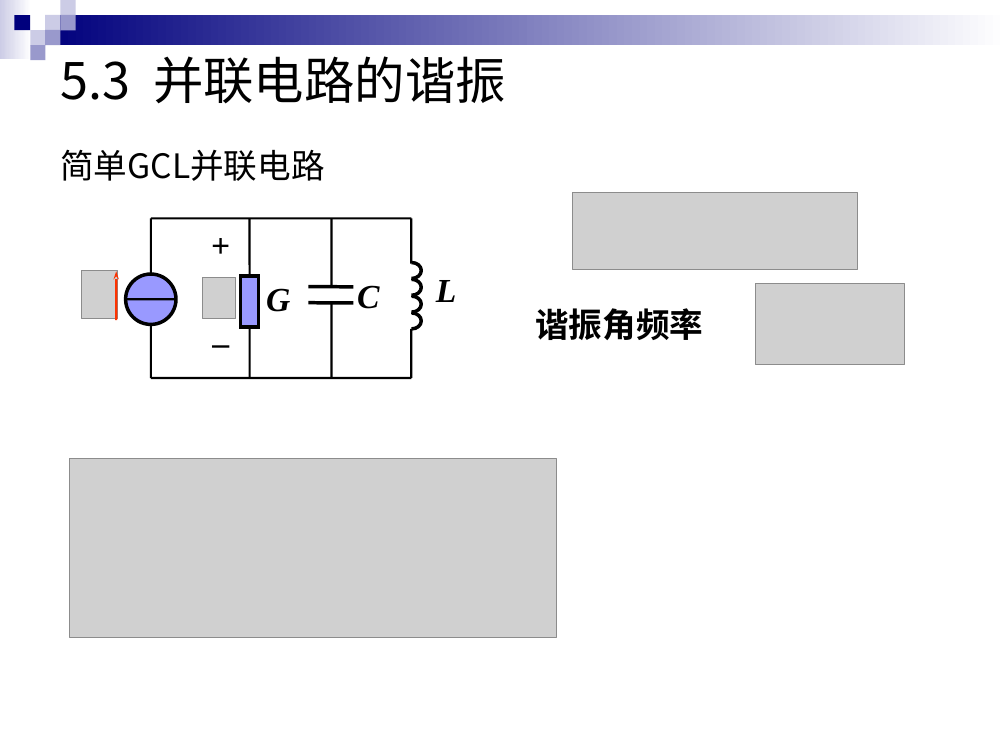
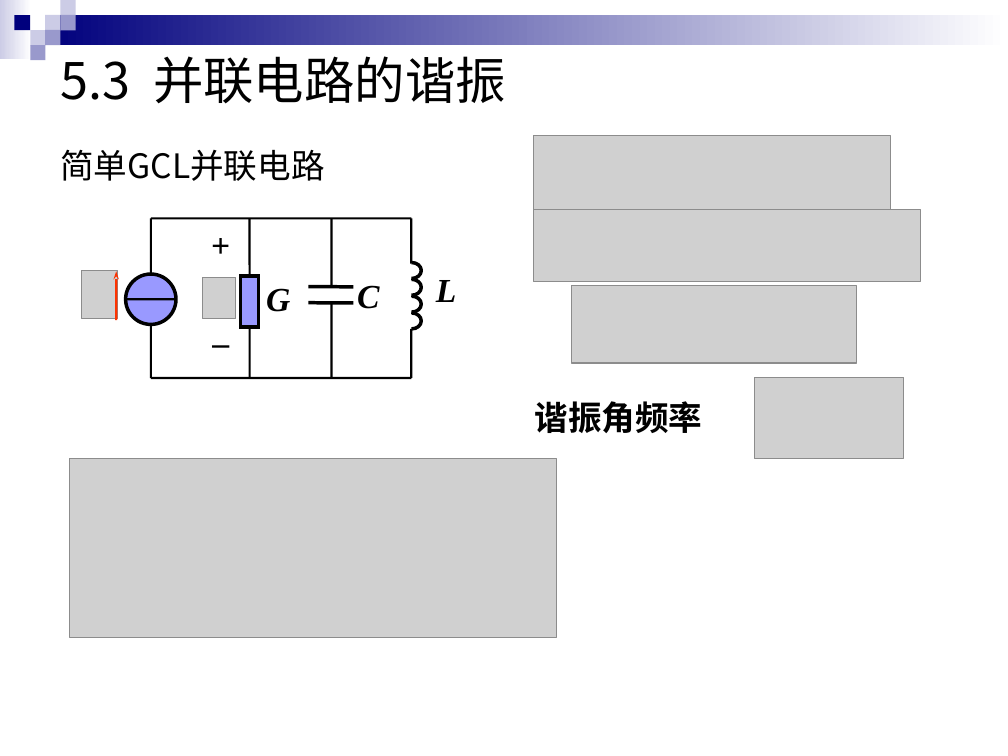
Before and after one commit to HITSZ-OpenAuto/EE1011A, a slide deck: slide 24 of materials/2022暑期电路补习（全9讲）资料/电路复习5 频率特性和谐振现象/电路复习5.pptx. Drawn at 1008x756 pixels with LibreOffice and Linux fonts; fonts in the diff are those of the drawing; grey boxes stand for pictures. Boxes give left, top, right and bottom in pixels: in the first picture for what was removed or moved away, otherwise in the second. Text is boxed around its words. In the diff, an @@ line names an element or a change of style, - is before the commit and + after.

```diff
--- a/materials/2022暑期电路补习（全9讲）资料/电路复习5 频率特性和谐振现象/电路复习5.pptx
+++ b/materials/2022暑期电路补习（全9讲）资料/电路复习5 频率特性和谐振现象/电路复习5.pptx
@@ picture added at (533, 135, 890, 211) @@
@@ picture: place and size @@
-picture at (573, 193, 857, 270)
+picture at (533, 210, 920, 281)
@@ picture added at (572, 286, 856, 364) @@
@@ picture removed at (755, 284, 904, 365) @@
@@ picture added at (755, 377, 904, 458) @@
@@ text "谐振角频率": place and size @@
-text "谐振角频率" at (535, 308, 703, 340)
+text "谐振角频率" at (534, 401, 702, 433)
```
Also in this commit, not shown: 7 other slides changed, 4 slides added, 4 slides removed, 1 other file.
